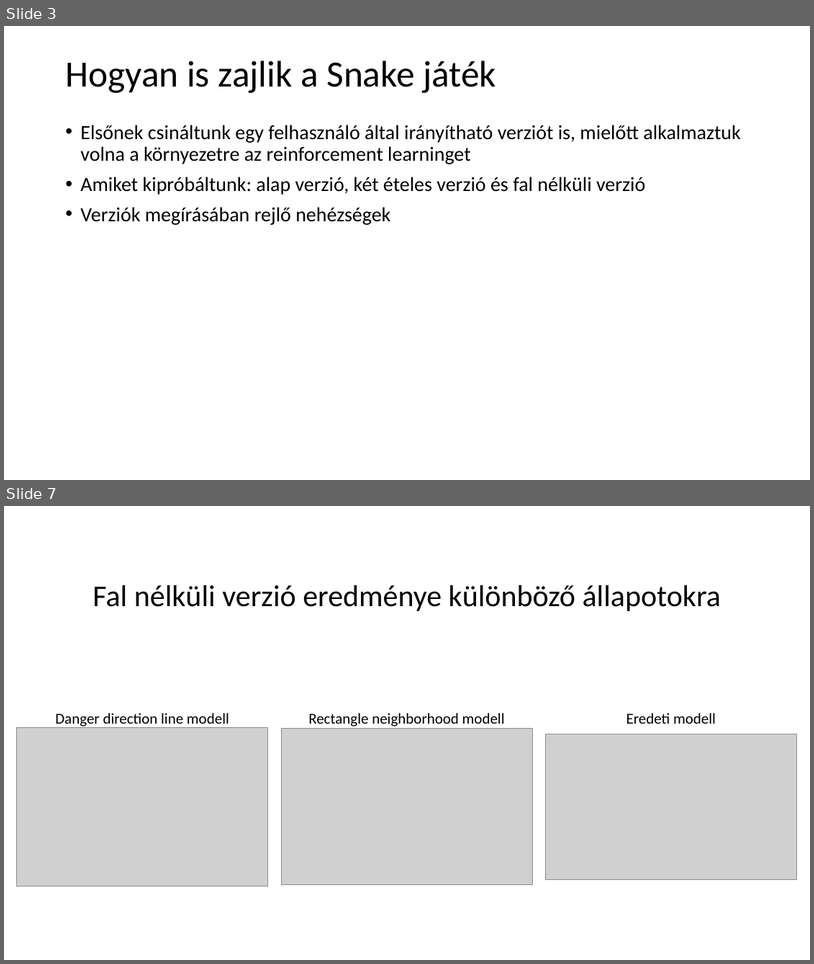
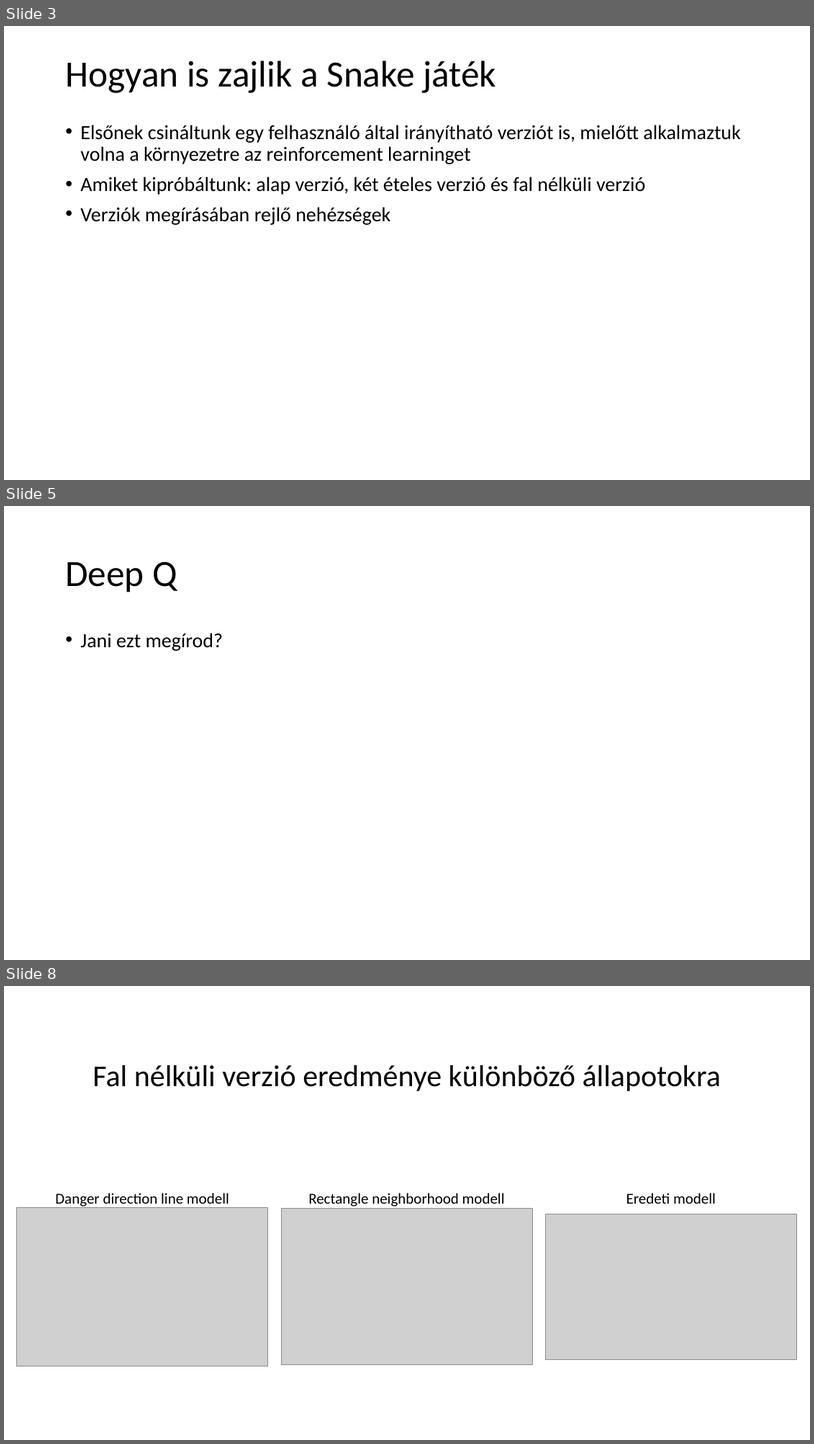
Before and after one commit to kunmts/Snake_AI_gyak, a slide deck: Projektmunka_KarlJanos_KunMatyas.pptx. Shown one above the other, each under a label of ours: slides 3 and 7 before the commit, slides 3, 5 and 8 after it; the slides between them are not shown. The pictures are 814x964 and 814x1444 pixels, drawn with LibreOffice and Linux fonts; fonts in the diff are those of the drawing; grey boxes stand for pictures. Boxes give left, top, right and bottom in pixels: in the first picture for what was removed or moved away, otherwise in the second. Text is boxed around its words. In the diff, an @@ line names an element or a change of style, - is before the commit and + after.

```diff
--- a/Projektmunka_KarlJanos_KunMatyas.pptx
+++ b/Projektmunka_KarlJanos_KunMatyas.pptx
@@ slide 5 added at box(4, 506, 810, 960), background #FFFFFF @@
@@ title added at box(65, 561, 178, 592), 44 pt, text #000000 @@
+Deep Q
@@ text added at box(80, 633, 224, 651), 24 pt, text #000000 @@
+• Jani ezt megírod?
@@ what was slide 7 is now slide 8 @@
```
Also in this commit, not shown: 8 slides changed, 1 other slide added.
